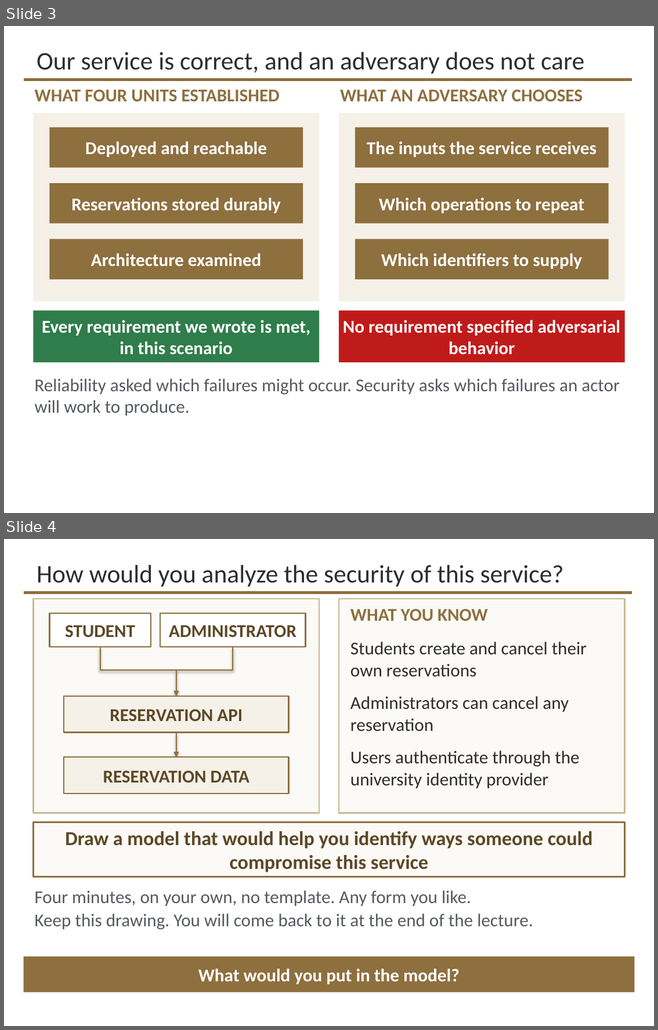
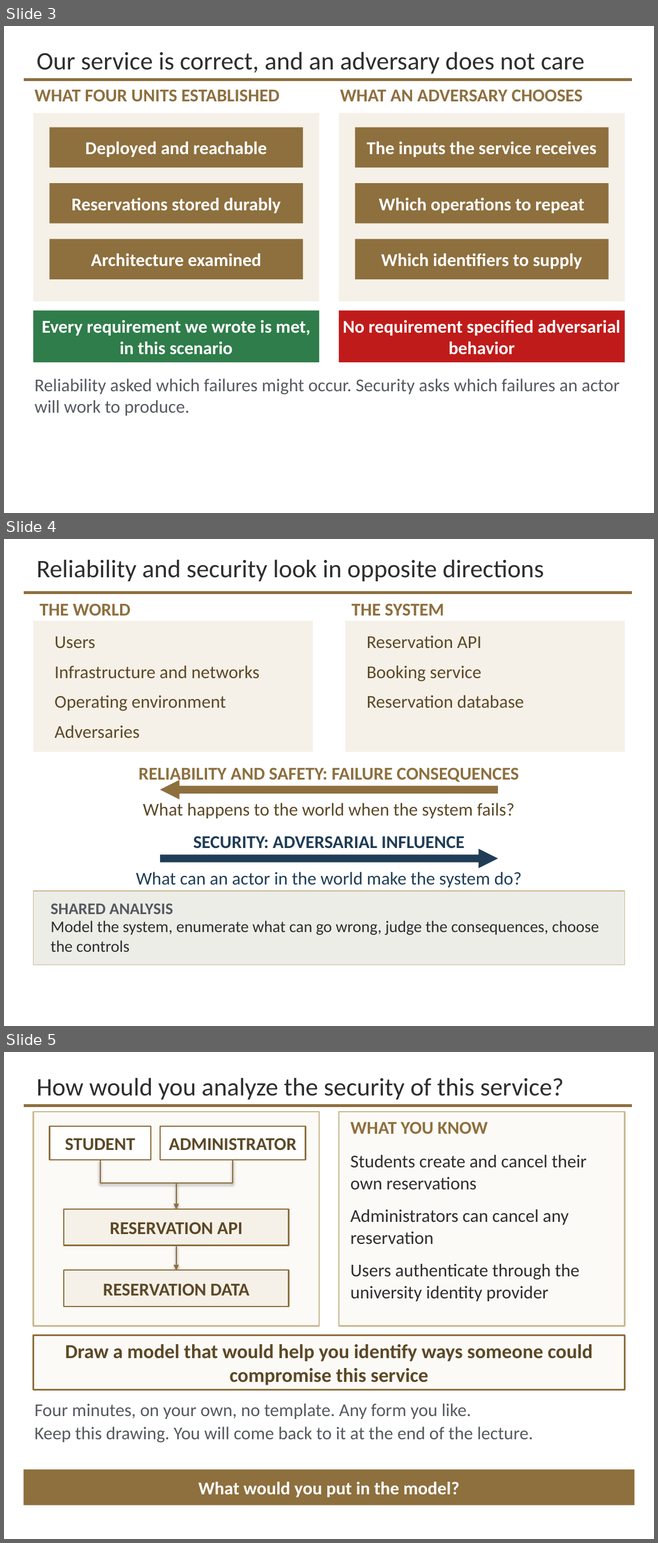
Before and after one commit to davisjam/model-based-agentic-software-engineering, a slide deck: course/lectures/act-3-software-in-the-world/05-security-engineering/3-5-Security-Engineering-1-Threat-Modeling.pptx. Shown one above the other, each under a label of ours: slides 3 and 4 before the commit, slides 3, 4 and 5 after it. The pictures are 658x1030 and 658x1543 pixels, drawn with LibreOffice and Linux fonts; fonts in the diff are those of the drawing; background and template pictures are left out. Boxes give left, top, right and bottom in pixels: in the first picture for what was removed or moved away, otherwise in the second. Text is boxed around its words. In the diff, an @@ line names an element or a change of style, - is before the commit and + after.

```diff
--- a/course/lectures/act-3-software-in-the-world/05-security-engineering/3-5-Security-Engineering-1-Threat-Modeling.pptx
+++ b/course/lectures/act-3-software-in-the-world/05-security-engineering/3-5-Security-Engineering-1-Threat-Modeling.pptx
@@ slide 4 added at <box>4,539,654,1026</box>, background #FFFFFF; not listed: 1 template element that a slide beside it also shows @@
@@ title added at <box>36,559,543,581</box>, 28 pt, text #2D2D2D @@
+Reliability and security look in opposite directions
@@ text added at <box>39,603,130,616</box>, 20 pt, text #8E6F3E, bold @@
+THE WORLD
@@ text added at <box>351,603,444,616</box>, 20 pt, text #8E6F3E, bold @@
+THE SYSTEM
@@ rectangle added at <box>33,621,313,752</box>, fill #F5F1E8 @@
@@ rectangle added at <box>345,621,625,752</box>, fill #F5F1E8 @@
@@ text added at <box>54,636,95,648</box>, 20 pt, text #5C4826 @@
+Users
@@ text added at <box>366,635,481,649</box>, 20 pt, text #5C4826 @@
+Reservation API
@@ text added at <box>54,665,259,679</box>, 20 pt, text #5C4826 @@
+Infrastructure and networks
@@ text added at <box>366,665,481,682</box>, 20 pt, text #5C4826 @@
+Booking service
@@ text added at <box>54,695,226,711</box>, 20 pt, text #5C4826 @@
+Operating environment
@@ text added at <box>366,695,524,708</box>, 20 pt, text #5C4826 @@
+Reservation database
@@ text added at <box>54,725,140,739</box>, 20 pt, text #5C4826 @@
+Adversaries
@@ text added at <box>139,768,519,784</box>, 20 pt, text #8E6F3E, bold @@
+RELIABILITY AND SAFETY: FAILURE CONSEQUENCES
@@ triangle added at <box>160,780,179,799</box>, fill #8E6F3E @@
@@ rectangle added at <box>172,786,498,794</box>, fill #8E6F3E @@
@@ text added at <box>143,803,514,819</box>, 20 pt, text #5C4826 @@
+What happens to the world when the system fails?
@@ text added at <box>193,836,464,849</box>, 20 pt, text #1F3D57, bold @@
+SECURITY: ADVERSARIAL INFLUENCE
@@ triangle added at <box>478,849,498,868</box>, fill #1F3D57 @@
@@ rectangle added at <box>160,855,486,863</box>, fill #1F3D57 @@
@@ text added at <box>136,872,521,888</box>, 20 pt, text #1F3D57 @@
+What can an actor in the world make the system do?
@@ rectangle added at <box>33,891,625,965</box>, fill #EDEDE8, outline #C9B991 1 pt @@
@@ text added at <box>50,903,173,914</box>, 18 pt, text #555960, bold @@
+SHARED ANALYSIS
@@ text added at <box>50,921,598,952</box>, 18 pt, text #2D2D2D @@
+Model the system, enumerate what can go wrong, judge the consequences, choose the controls
@@ what was slide 4 is now slide 5 @@
```
Also in this commit, not shown: 9 slides changed, 7 other slides added, 29 other files.
